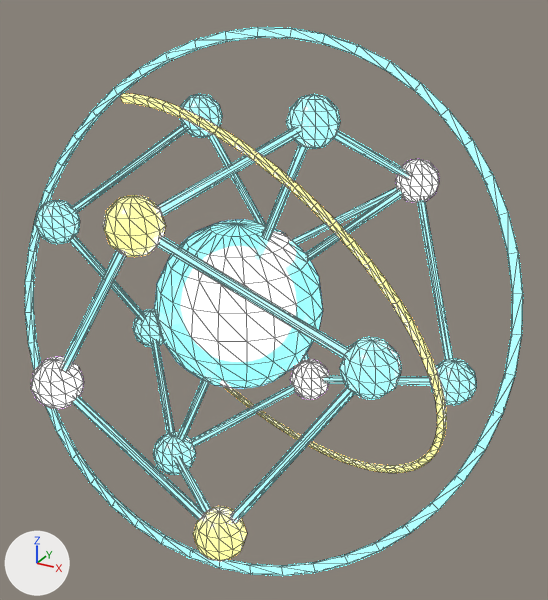
What one commit did to the glTF model assets/models/stations/holo_nodes.glb.
The view is the same before and after, from a camera (50 mm lens) standing at (0.348, -0.564, 0.539) and looking at (0.03, 0.014, 0.25). Lighting does not change. The marker at lower left points along +X, +Y and +Z. The older version comes first. Mesh edges are drawn as thin lines.

The first picture shows 'holo_nodes'.
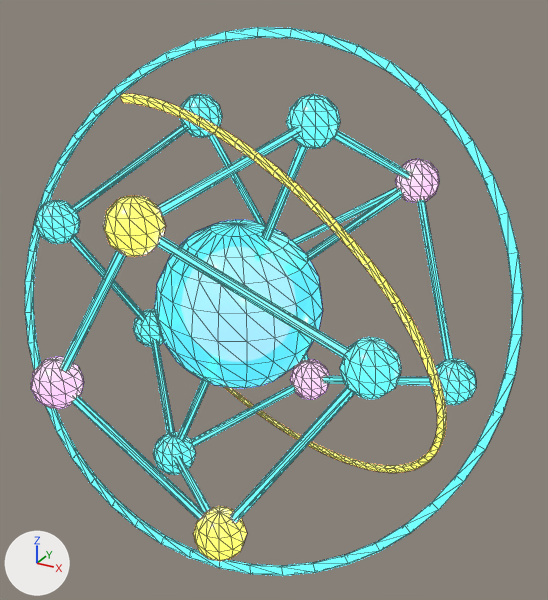
What differs and where, as boxes [x1, y1, x2, y2] in the pictures (548 x 600 px):
'holo_nodes', surface changed, recoloured: [25, 27, 523, 576] in both

What changed in the scene script:
```text
Change mat_glowcyan:
    mat_glowcyan.emission_strength: 8.0 -> 2.6
Change mat_gloworange:
    mat_gloworange.emission_strength: 6.0 -> 2.4
Change mat_glowpurple:
    mat_glowpurple.emission_strength: 6.0 -> 2.4
Change mat_holo:
    mat_holo.alpha: 0.4 -> 0.8
    mat_holo.emission_color: (0.1, 0.7, 1.0) -> (0.03, 0.24, 1.0)  # cyan #59daff -> blue #3086ff
```
